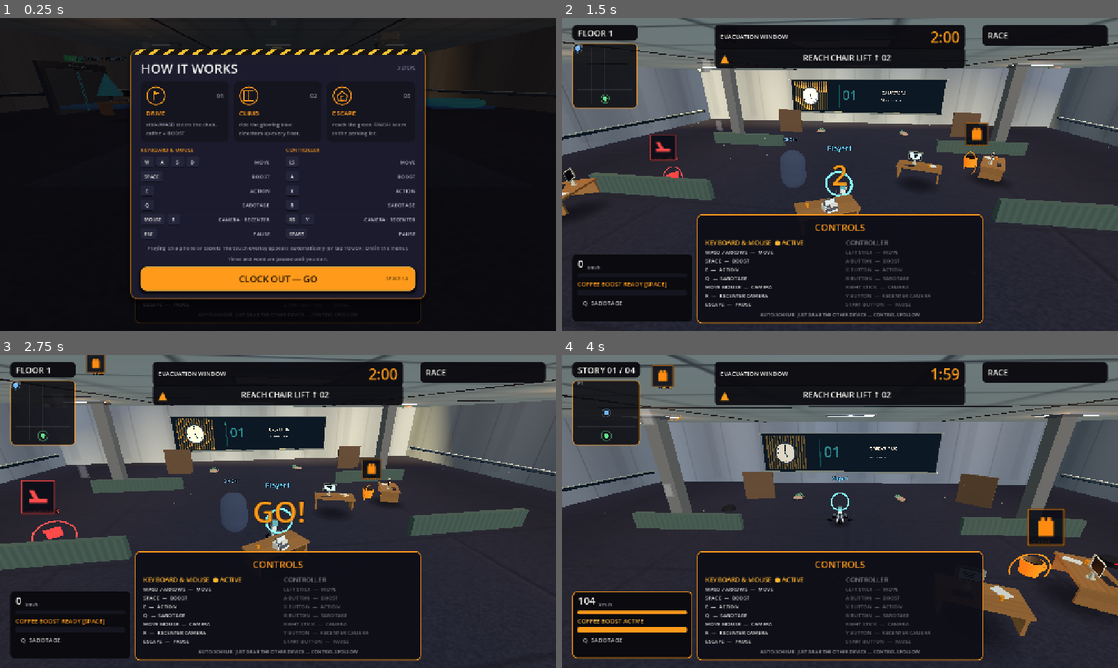
Above: before the commit, frames 1-4 (two rows, left to right).
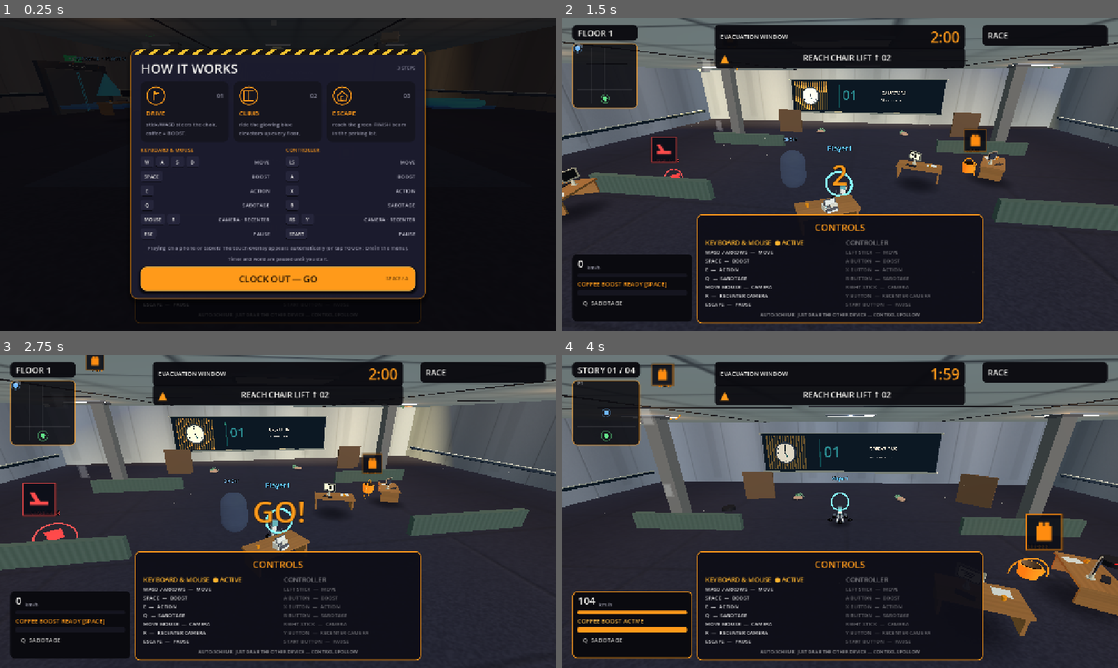
Above: after the commit, the same moments.

Repository: jiracipika/friday-evacuation
Game: Godot game, scene res://scenes/Evacuation.tscn
The game is run twice, just before and just after one commit, with the same random seed, the same clock (stepped at 60 frames per second) and the same inputs. This scene is started directly instead of the project's main scene.
Inputs (mouse positions are in pixels of both pictures, inside the frame that each line leads up to):
- Up to frame 1 (0.25 s): no input
- Up to frame 2 (1.5 s): click "CLOCK OUT — GO" at 0.5 s; tap Enter (ui_accept) at 1.25 s; move the mouse to (867, 174) at 1.27 s; hold W (move_forward) from 1.28 s (still down); hold E (action) from 1.28 s (still down); click (867, 174) at 1.42 s
- Up to frame 3 (2.75 s): keep holding W (move_forward); tap Enter (ui_accept) at 1.52, 1.82, 2.27, 2.57 s; move the mouse to (250, 511) at 2.02 s; release E (action) at 2.03 s; tap Space (boost) at 2.1 s
- Up to frame 4 (4 s): keep holding W (move_forward); move the mouse to (851, 505) at 2.77 s; hold R (recenter_camera) 2.78-3.53 s; move the mouse to (834, 517) at 3.52 s; tap Q (sabotage) at 3.6 s; click (834, 517) at 3.67 s; tap Enter (ui_accept) at 3.77 s

The runs differ from the first frame. In frame 1, less than 0.1% of the frame differs, in the area x 19-23%, y 23-28%; in frame 2, 0.9%; in frame 3, 1.0%; in frame 4, 1.3%, in the area x 16-100%, y 2-79%.

Commit message:
results: LAN standings list — top-5 rows, (you) marking, >5th own-row fallback

Diff:
--- a/scripts/Evacuation.gd
+++ b/scripts/Evacuation.gd
@@ -2228,6 +2228,15 @@
 			pills.add_theme_constant_override("separation", 8)
 			vbox.add_child(pills)
 			vbox.move_child(pills, vbox.get_node_or_null("StatsGrid").get_index() + 1)
+		# LAN standings: placements for everyone who finished (top 5,
+		# plus the local player's own row when they finished outside it).
+		# Created AFTER PillRow (it slots just above it in the column).
+		if not vbox.has_node("StandingsList"):
+			var standings := VBoxContainer.new()
+			standings.name = "StandingsList"
+			standings.add_theme_constant_override("separation", 3)
+			vbox.add_child(standings)
+			vbox.move_child(standings, vbox.get_node_or_null("PillRow").get_index())
 		var winner = vbox.get_node_or_null("WinnerLabel")
 		if winner:
 			# D5: 32px warm-orange banner with a dark outline for contrast.
@@ -2346,6 +2355,26 @@
 						time_value.text = "%.1fs" % own_finish_time
 				else:
 					time_value.text = "—"
+			# LAN standings: top 5 placements, then the local row if
+			# they finished outside the cut. Your row is ORANGE + (you).
+			var standings = vbox.get_node_or_null("StandingsList")
+			var own_placement := 0
+			if standings:
+				for idx in range(finish_order.size()):
+					if finish_order[idx].player_id == local_player.get_instance_id() and is_instance_valid(local_player):
+						own_placement = idx + 1
+						break
+				for child in standings.get_children():
+					child.queue_free()
+				for idx in range(mini(finish_order.size(), 5)):
+					var row_own: bool = finish_order[idx].player_id == local_player.get_instance_id() and is_instance_valid(local_player)
+					standings.add_child(_standings_row(finish_order[idx], idx + 1, row_own))
+				if own_placement > 5:
+					standings.add_child(_standings_row(finish_order[own_placement - 1], own_placement, true))
+				if own_placement >= 2:
+					var a11y_place = load("res://scripts/Accessibility.gd")
+					if a11y_place:
+						a11y_place.caption("YOU FINISHED %s" % _ordinal(own_placement), 2.0)
 			var pill_row = vbox.get_node_or_null("PillRow")
 			if pill_row:
 				for child in pill_row.get_children():
@@ -2392,6 +2421,43 @@
 			pb_a11y.caption("NEW TOP-SPEED RECORD!", 1.5)
 	if skin_unlock_names.size() > 0:
 		_announce_skin_unlocks(skin_unlock_names)
+
+## LAN standings row: ordinal, name, time. Your row reads ORANGE/TEXT.
+func _standings_row(entry: Dictionary, placement: int, is_own: bool) -> HBoxContainer:
+	var UIT = load("res://scripts/UITheme.gd")
+	var row := HBoxContainer.new()
+	row.name = "StandRow%d" % placement
+	row.add_theme_constant_override("separation", 10)
+	var place := Label.new()
+	place.text = _ordinal(placement)
+	place.custom_minimum_size.x = 34
+	place.add_theme_font_size_override("font_size", 12)
+	place.add_theme_color_override("font_color",
+		UIT.color(UIT.ORANGE) if is_own else UIT.color(UIT.TEXT_FAIR))
+	row.add_child(place)
+	var name_label := Label.new()
+	name_label.text = String(entry.name) + ("  (you)" if is_own else "")
+	name_label.size_flags_horizontal = Control.SIZE_EXPAND_FILL
+	name_label.clip_text = true
+	name_label.text_overrun_behavior = TextServer.OVERRUN_TRIM_ELLIPSIS
+	name_label.add_theme_font_size_override("font_size", 12)
+	name_label.add_theme_color_override("font_color",
+		UIT.color(UIT.TEXT) if is_own else UIT.color(UIT.TEXT_MUTED))
+	row.add_child(name_label)
+	var time_label := Label.new()
+	time_label.text = "%.1fs" % float(entry.time) if entry.has("time") and float(entry.time) > 0.0 else "—"
+	time_label.add_theme_font_size_override("font_size", 12)
+	time_label.add_theme_color_override("font_color",
+		UIT.color(UIT.TEXT) if is_own else UIT.color(UIT.TEXT_MUTED))
+	row.add_child(time_label)
+	return row
+
+func _ordinal(n: int) -> String:
+	match n:
+		1: return "1ST"
+		2: return "2ND"
+		3: return "3RD"
+		_: return "%dTH" % n
 
 ## S-F: record pill (spec section 7 "record pills"); D5: top-speed record is
 ## LIME, chair unlocks are VIOLET — pass `accent` to override.
--- a/scripts/ResultsCelebrationTest.gd
+++ b/scripts/ResultsCelebrationTest.gd
@@ -127,6 +127,20 @@
 		print("    staged pb=%s unlocks=%s → pills=%s" % [scene.new_personal_best,
 			str(scene.skin_unlock_names), str(pill_labels.map(func(p): return p.text))])
 	check(pill_labels.size() == 2, "both record pills present (got %d)" % pill_labels.size())
+	# LAN standings: the single-player win shows exactly one row — yours.
+	var standings: VBoxContainer = vbox.get_node_or_null("StandingsList")
+	check(standings != null, "standings list present")
+	if standings:
+		var rows := 0
+		var own_row_text := ""
+		for row in standings.get_children():
+			if row is HBoxContainer and not row.is_queued_for_deletion():
+				rows += 1
+				for cell in row.get_children():
+					if cell is Label and "(you)" in cell.text:
+						own_row_text = cell.text
+		check(rows == 1, "single-finish standings shows one row (got %d)" % rows)
+		check(own_row_text != "", "own row carries the (you) tag (%s)" % own_row_text)
 	if pill_labels.size() == 2:
 		var lime_ok := false
 		var violet_ok := false
